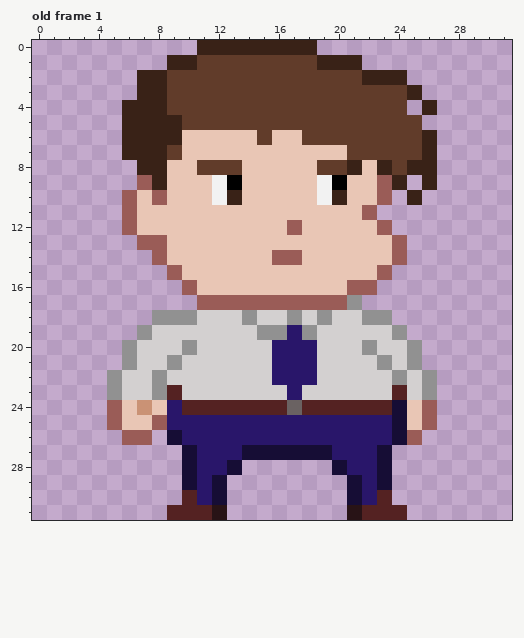
A pixel-art file gets an edit: art/Player.aseprite. The first picture shows the starting point.
32x32 pixels, 1 frame. Colours within 5 levels of each other are drawn and written as one. Shown: old frame 1. The commit also changed other frames, which this record leaves out.
The same view after the edit:
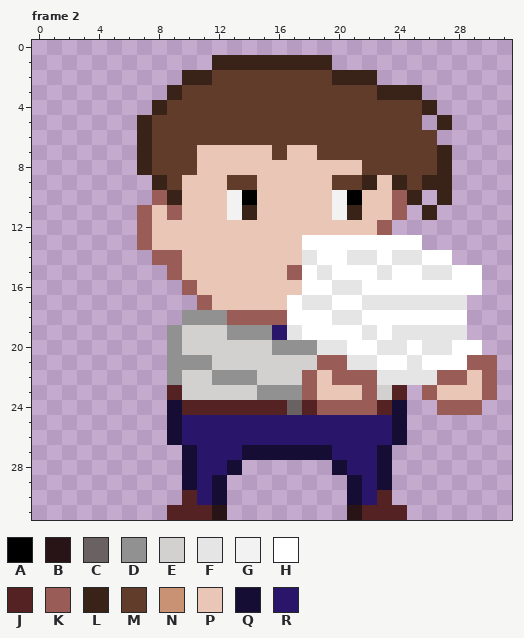
Palette (. is transparent): A #000000  B #281316  C #6a6262  D #919191  E #d3d0d0  F #e5e5e5  G #f2f2f2  H #ffffff  J #542222  K #9a5c57  L #392217  M #613c2a  N #ca9275  P #e9c6b5  Q #160d35  R #29166a
A new or re-ordered frame is compared with the old frame closest to it.
The exact change:
frames 1 -> 6
layer "Layer 4" added
Frame 2 is new; against old frame 1, layers "Layer 4", "Layer 2":
y 0: x 11..18 LLLLLLLL -> ........
y 1: x 9..18 LLMMMMMMMM -> ...LLLLLLL; x 20..21 LL -> ..
y 2: x 7..11 LLMMM -> ...LL; x 20..21 MM -> LL; x 23..24 LL -> ..
y 3: x 7..9 LLM -> ..L; x 23..24 MM -> LL
y 4: x 6..7 LL -> ..; x 25 . -> M
y 5: x 6 L -> .; x 8..9 LL -> MM; x 27 . -> L
y 6: x 6 L -> .; x 8..14 LLPPPPP -> MMMMMMM; x 16..17 PP -> MM; x 26 L -> M
y 7: x 6 L -> .; x 8 L -> M; x 10 P -> M; x 16 P -> M; x 19..20 PP -> MM; x 26..27 L. -> ML
y 8: x 8..13 LPPMMM -> MMMPPP; x 19..23 MMLPL -> PPPMM; x 25..27 LL. -> MML
y 9: x 7 K -> .; x 9 P -> M; x 12..14 GAP -> PMM; x 19..23 GAPPK -> PMMLP; x 25 . -> M; x 27 . -> L
y 10: x 6..7 KP -> ..; x 9 P -> L; x 12..14 GLP -> PGA; x 19..21 GLP -> PGA; x 23..24 K. -> PK; x 27 . -> L
y 11: x 6..7 KP -> .K; x 9 P -> K; x 13..14 PP -> GL; x 20..24 PPK.. -> GLPPK; x 26 . -> L
y 12: x 6..7 KP -> .K; x 17 K -> P
y 13: x 8 K -> P; x 18..25 PPPPPPK. -> HHHHHHHH
y 14: x 9 P -> K; x 16..27 KKPPPPPPK... -> PPFHHFFHFFHH
y 15: x 17..29 PPPPPPK...... -> KHFHHHFHHFFHH
y 16: x 18..29 PPPKK....... -> HHFFHHHHHHHH
y 17: x 12..28 KKKKKKKKKD....... -> PPPPPHFFHHFFFFFFF
y 18: x 8..9 DD -> ..; x 11..28 EEEDEEDEDEEDD..... -> DDKKKKHHHFFHHHHHHH
y 19: x 7..9 DEE -> ..D; x 13..14 EE -> DD; x 16..28 DRDEEEEED.... -> RFHHHHFHFFFFF
y 20: x 6..10 DEEED -> ...DE; x 16..29 RRREEEDEED.... -> DDDFFHHFFHFFHH
y 21: x 6..8 DEE -> ...; x 10..11 EE -> DD; x 16..30 RRREEEEDED..... -> EEEKKFFHHFHHHKK
y 22: x 5..9 DEEDE -> ....D; x 12..14 EEE -> DDD; x 16..30 RRREEEEEDED.... -> EEKPKKKFFFFKKPK
y 23: x 5..8 DEED -> ....; x 15..22 EEREEEEE -> DDDKPPPK; x 25..30 ED.... -> .KPPPK
y 24: x 5..9 KPNPR -> ....Q; x 19..22 JJJJ -> KKKK; x 25..29 PK... -> ..KKK
y 25: x 5..9 KPPKR -> ....Q; x 25..26 PK -> ..
y 26: x 6..7 KK -> ..; x 25 K -> .
Changed places in both pictures, as pixel boxes (x1, y1, x2, y2):
changed: (107, 40, 497, 445)
